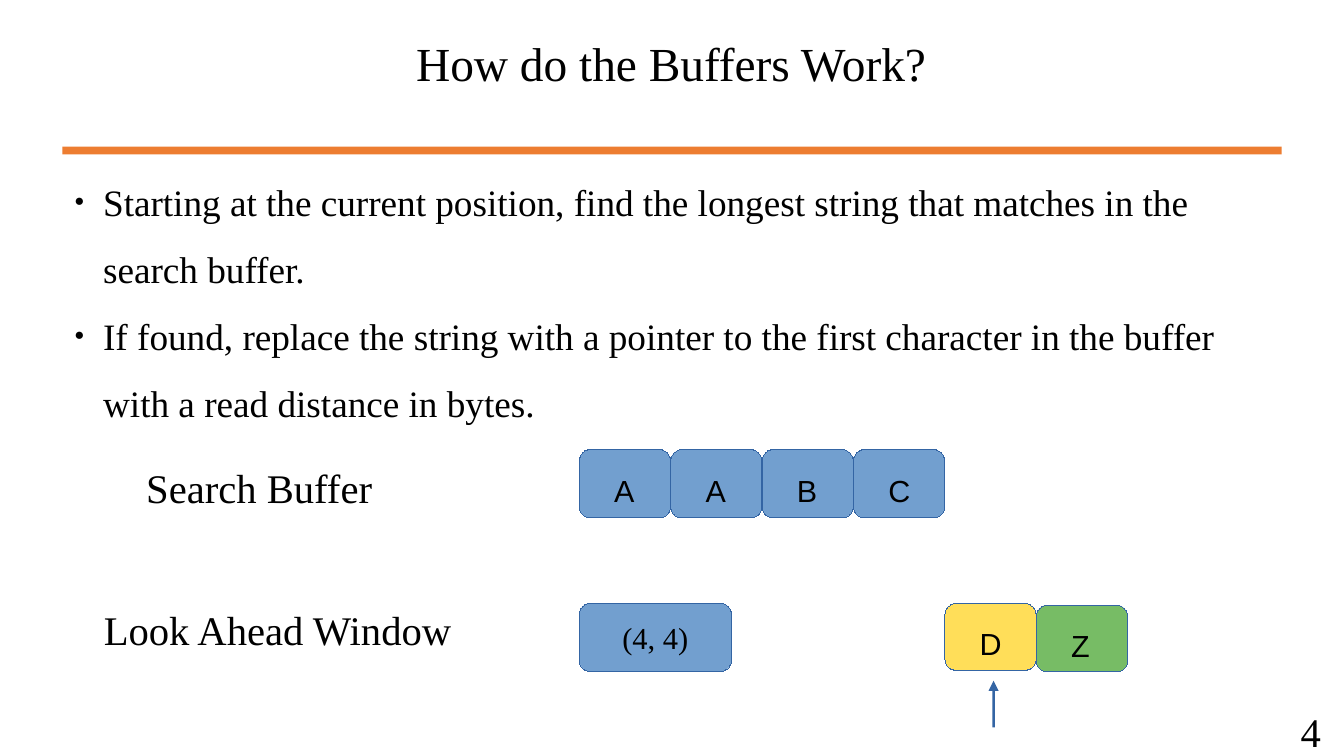
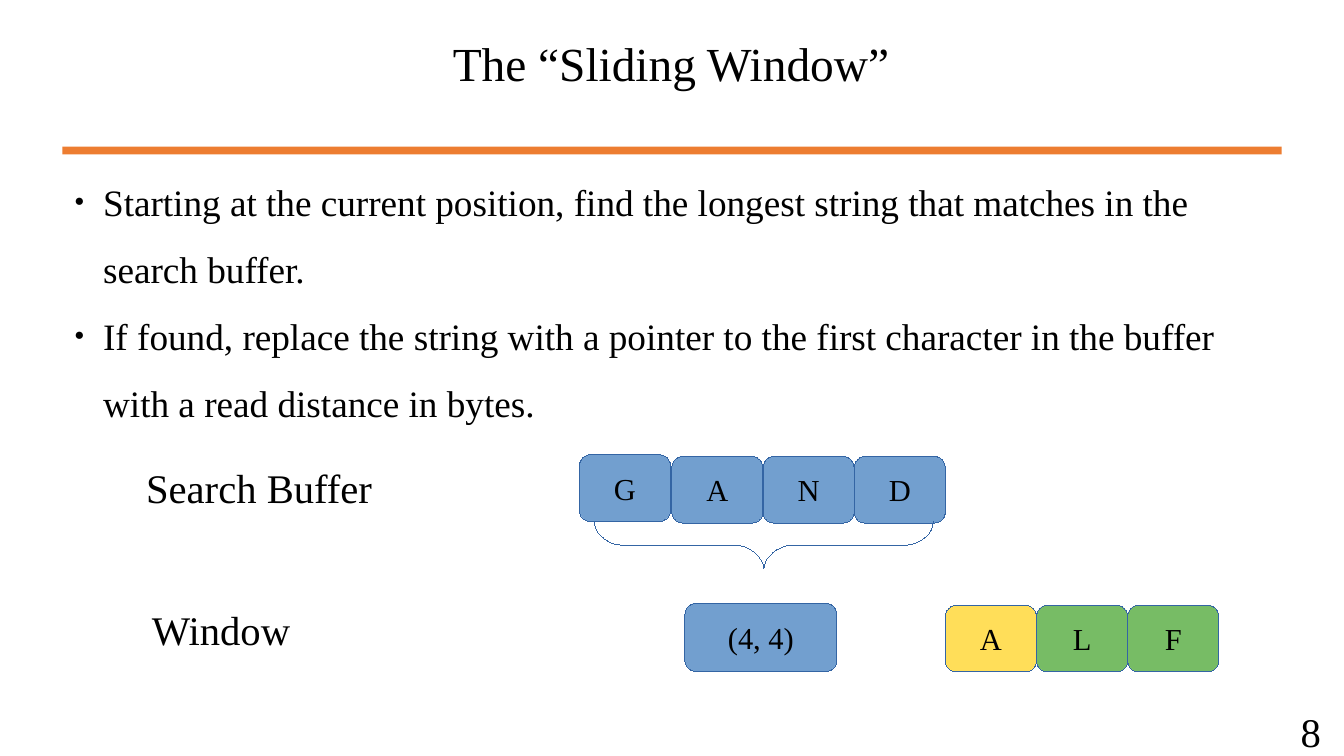
Before and after one commit to wbuz24/undergrad-repo, a slide deck: slide 9 of S24/cs494/notes/LZ77.pptx (slide 8 before the commit). Drawn at 1344x756 pixels with LibreOffice and Linux fonts; fonts in the diff are those of the drawing. Boxes give left, top, right and bottom in pixels: in the first picture for what was removed or moved away, otherwise in the second. Text is boxed around its words. In the diff, an @@ line names an element or a change of style, - is before the commit and + after.

Commit message:
ppt

```diff
--- a/S24/cs494/notes/LZ77.pptx
+++ b/S24/cs494/notes/LZ77.pptx
@@ text at bbox=[453, 48, 889, 91]: text changed @@
-How do the Buffers Work?
+The “Sliding Window”
@@ rounded rectangle removed at bbox=[579, 450, 671, 518] @@
@@ rounded rectangle added at bbox=[579, 455, 671, 522], fill #729FCF, outline #3465A4 0 pt, 18 pt, text #000000 @@
+G
@@ rounded rectangle removed at bbox=[671, 450, 762, 518] @@
@@ rounded rectangle "A": place and size @@
-rounded rectangle "A" at bbox=[706, 481, 726, 502]
+rounded rectangle "A" at bbox=[672, 456, 763, 523]
@@ rounded rectangle "A" at bbox=[672, 456, 763, 523]: font Arial to Times New Roman; alignment left to centre; vertical alignment top to middle; fill none to #729FCF; outline none to #3465A4 0 pt @@
@@ rounded rectangle removed at bbox=[762, 450, 854, 518] @@
@@ rounded rectangle added at bbox=[763, 456, 855, 523], fill #729FCF, outline #3465A4 0 pt, 18 pt, text #000000 @@
+N
@@ rounded rectangle removed at bbox=[854, 450, 945, 518] @@
@@ rounded rectangle "D" at bbox=[855, 456, 946, 523]: font Arial to Times New Roman; alignment left to centre; vertical alignment top to middle; fill none to #729FCF; outline none to #3465A4 0 pt @@
@@ rounded rectangle "D": place and size @@
-rounded rectangle "D" at bbox=[980, 634, 1002, 655]
+rounded rectangle "D" at bbox=[855, 456, 946, 523]
@@ text removed at bbox=[797, 481, 817, 502] @@
-B
@@ text removed at bbox=[888, 480, 910, 503] @@
-C
@@ freeform shape added at bbox=[595, 521, 934, 569], outline #3465A4 0 pt @@
@@ text at bbox=[152, 616, 290, 646]: text changed @@
-Look Ahead Window
+Window
@@ rounded rectangle "(4, 4)": place and size @@
-rounded rectangle "(4, 4)" at bbox=[579, 604, 732, 672]
+rounded rectangle "(4, 4)" at bbox=[685, 604, 838, 672]
@@ rounded rectangle "A": place and size @@
-rounded rectangle "A" at bbox=[614, 481, 634, 502]
+rounded rectangle "A" at bbox=[945, 605, 1037, 672]
@@ rounded rectangle "A" at bbox=[945, 605, 1037, 672]: font Arial to Times New Roman; alignment left to centre; vertical alignment top to middle; fill none to #FFDE59; outline none to #3465A4 0 pt @@
@@ rounded rectangle removed at bbox=[945, 604, 1037, 671] @@
@@ rounded rectangle added at bbox=[1128, 605, 1220, 672], fill #77BC65, outline #3465A4 0 pt, 18 pt, text #000000 @@
+F
@@ text removed at bbox=[1071, 636, 1090, 657] @@
-Z
@@ text in rounded rectangle at bbox=[1073, 630, 1092, 650]: text added @@
+L
@@ arrow removed from (994, 728) to (994, 681) @@
@@ text at bbox=[1301, 720, 1321, 748]: text changed @@
-4
+8
```
Also in this commit, not shown: 6 other slides changed, 1 slide added, 1 other file.
